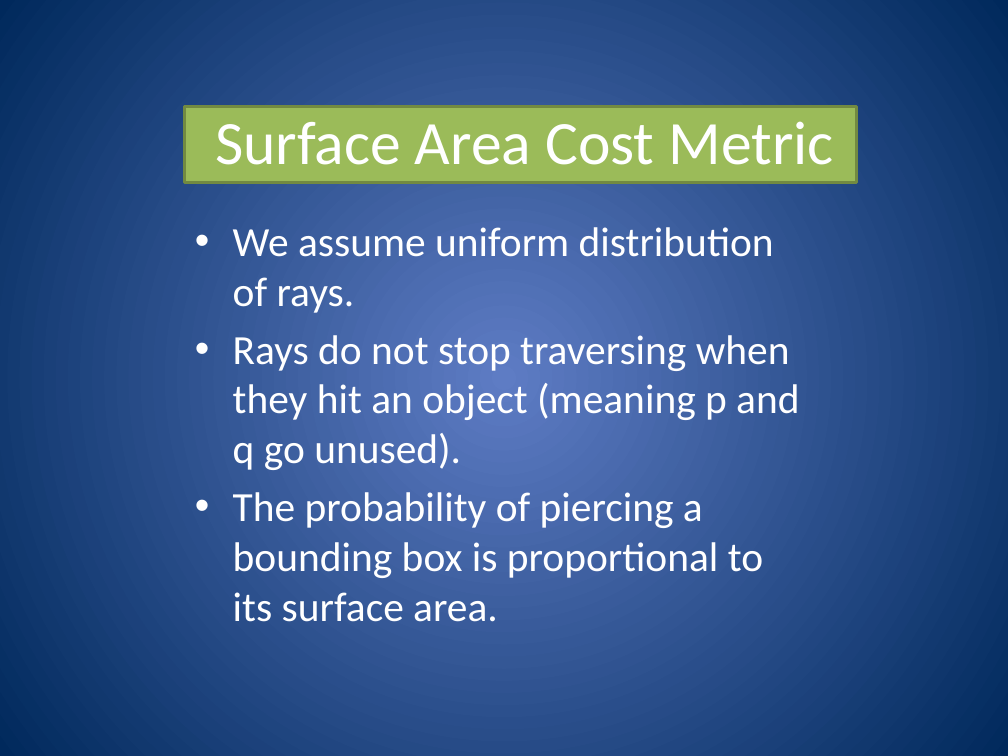
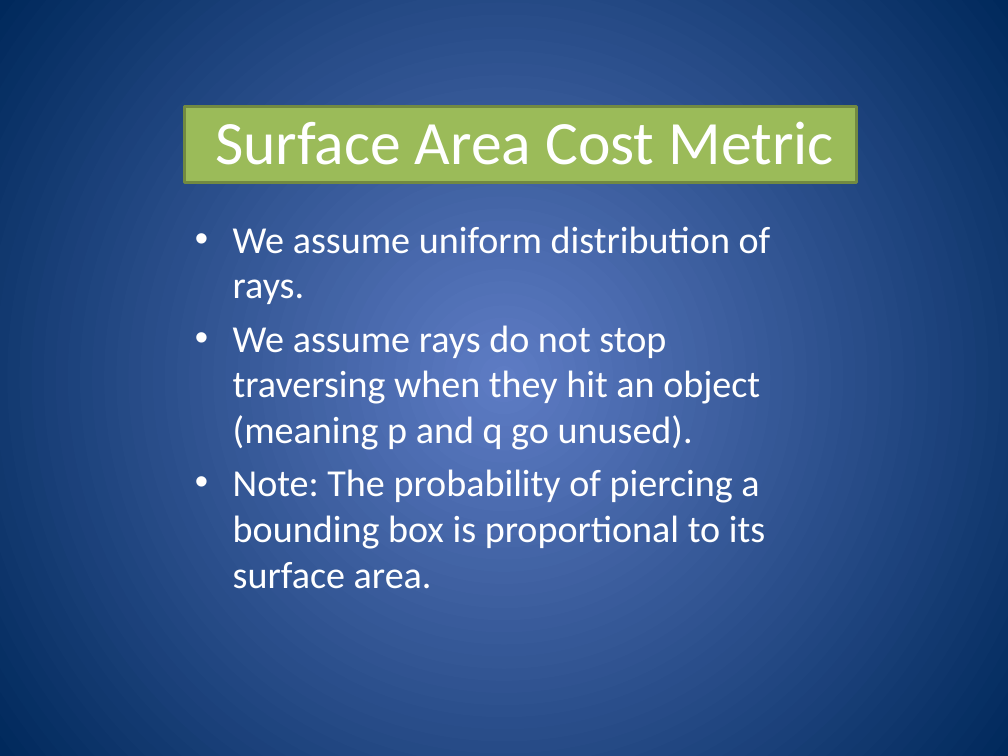
Before and after one commit to nfeltman/RayView, a slide deck: slide 19 of documentation/GroupMeetingPresentation.pptx (slide 18 before the commit). Drawn at 1008x756 pixels with LibreOffice and Linux fonts; fonts in the diff are those of the drawing. Boxes give left, top, right and bottom in pixels: in the first picture for what was removed or moved away, otherwise in the second. Text is boxed around its words. In the diff, an @@ line names an element or a change of style, - is before the commit and + after.

Commit message:
A version of the presentation.

```diff
--- a/documentation/GroupMeetingPresentation.pptx
+++ b/documentation/GroupMeetingPresentation.pptx
@@ text at (233, 226, 771, 304): size 29.6 to 27.2 pt in "We assume uniform distribution of rays." @@
@@ text at (233, 325, 765, 589): text changed; size 29.6 to 27.2 pt @@
-• Rays do not stop traversing when they hit an object (meaning p and q go unused).
-• The probability of piercing a bounding box is proportional to its surface area.
+• We assume rays do not stop traversing when they hit an object (meaning p and q go unused).
+• Note: The probability of piercing a bounding box is proportional to its surface area.
```
Also in this commit, not shown: 8 other slides changed, 13 slides added, 2 slides removed.
